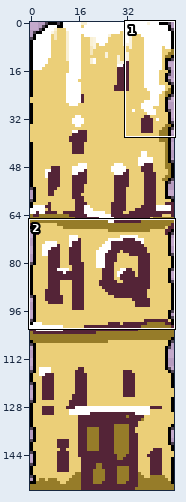
Sprite sheet: assets/hq.png. The first picture is a wide view before the edit; the outline marks the close-up.
Close-up. Old version:
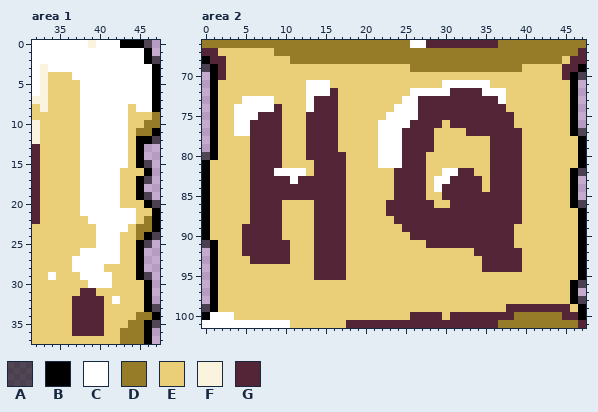
The file is 48x156 pixels. Colours within 5 levels of each other are drawn and written as one. Shown: area 1: x 32..47, y 0..37; area 2: x 0..47, y 66..101. The commit also changed other parts of the picture, which this record leaves out.
Palette (. is transparent): A #00000096  B #000000  C #ffffff  D #967c29  E #ebcf78  F #faf3dd  G #542437
The result:
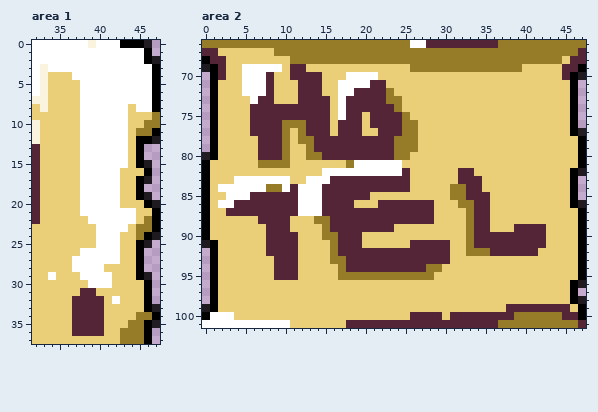
What changed:
colour A: #00000096 -> #000000d4
Changed rows in their new state; - is a pixel that keeps its letter.
Area 2:
first column x 2:
 69 ---CCCCC-GG------------------------------
 70 ---CCCG--GGGG---CCCC---------------------
 71 ---CCCG---GGGE-CCCCGG-------EEEEEE-------
 72 ---CCCG---GGGEECCGGGGD--EEEEEEEEEEEE-----
 73 ---E-GG---GG--ECGGGGGDDEEEEEEEEEEEEE-----
 74 --EEGGG-GGGG--ECGGGGGGDEEEEEEEEEEEEE-----
 75 --EEG---GGG---ECGG-GGGGDEEEEEEEEEEEEE----
 76 --EE----DDD---EGGG-GGGGDDEEE-EEEEEEEE----
 77 --EE----D-D---EGGG--GGGDDEE----EEEEEEE---
 78 ----E---D-DD---GGGGGGGDDDEE-------EEEE---
 79 ----E---D--D---GGGGGGGDDDEE-------EEEE---
 80 ----E---D--DD---GGGGGGDDEE--------EEEE---
 81 ----EDDDD---EEEEDCCC---EEE--------EEEE---
 82 ----EEEEEEE-ECCCCCCCCCC-EE--EE----EEEE---
 83 --CCCCCCCEECCC--GGGGGG--EE-EEE----EEEE---
 84 CCCCCCDDC-CCC---GGGGGG--EE-EEDD---EEEE---
 85 -CCC------CCC---GGG---EEEE--EDD---EEEE---
 86 CCGG----GGCCC---G---G--------EDD--EEEE---
 87 -GGG----GGCCC---GGGGG------EEEED--EEEE---
 88 ----E---G---DD--GGGGGG-----EEEED--EEEE---
 89 ---EEE--G---ED--GGGGGG-EEEEEEEED--EEEGGGG
 90 ---EEE--GG--EDD-GG------EEEEEEED-----GGGG
 91 ---EEE---G--EED-GG------GG---EED-----GGGG
 92 ---EEE---G--EED-GGGGGGGGGGGGG--DDD----GG-
 93 ----EEE--G--EEDDGGGGGGGGGGGGG----EEEEE---
 94 -------GGG--EEEDGGGGGGGGGGDD-----EEEEE---
 95 -------GGG--EEEDDDDDDDDDDDD--------------
Pixel boxes of the changes (left, top, right, bottom) in both close-ups:
changed: (144, 40, 160, 64)
changed: (144, 136, 160, 208)
changed: (144, 232, 160, 280)
changed: (152, 304, 160, 328)
changed: (202, 64, 586, 280)
changed: (578, 280, 586, 304)
changed: (202, 304, 210, 312)
